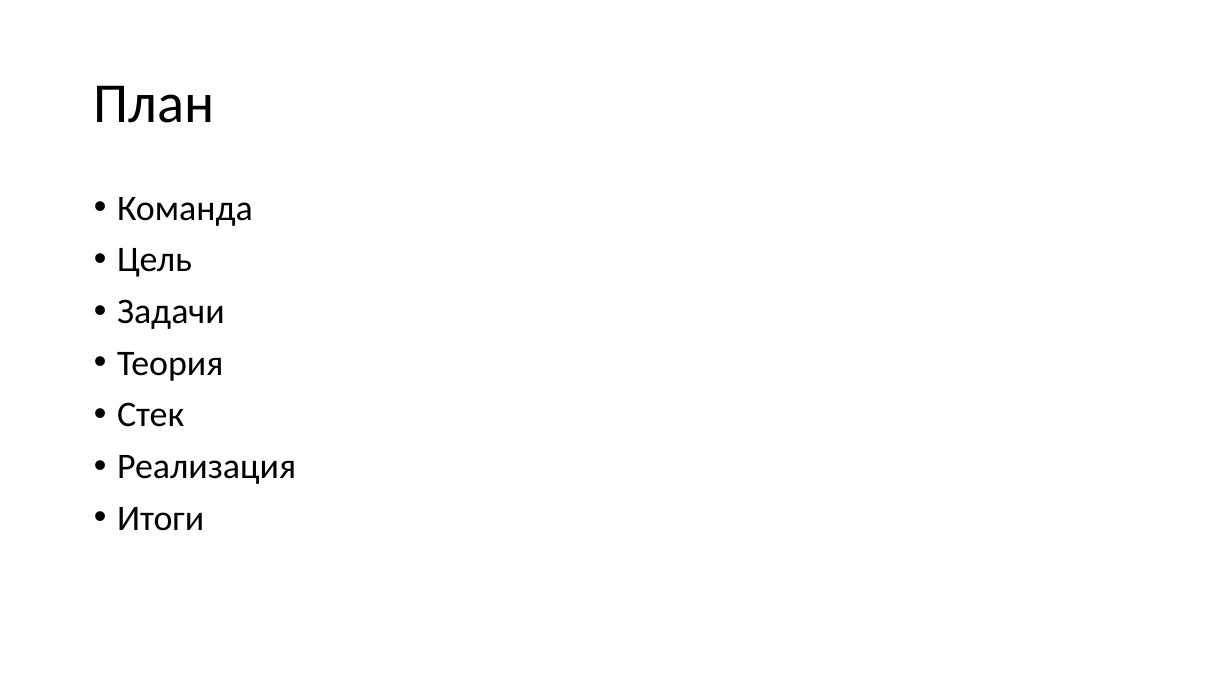
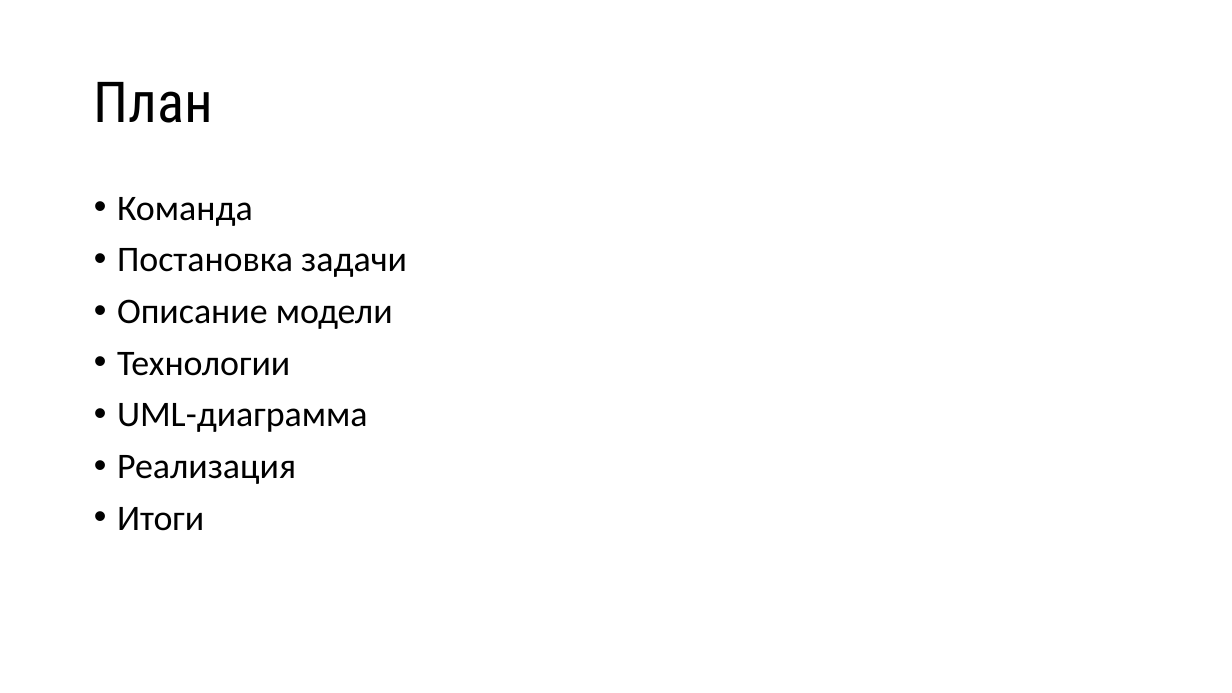
Before and after one commit to Lynech/the-reflected-signal-simulator, a slide deck: slide 2 of presentation.pptx. Drawn at 1232x693 pixels with LibreOffice and Linux fonts; fonts in the diff are those of the drawing. Boxes give left, top, right and bottom in pixels: in the first picture for what was removed or moved away, otherwise in the second. Text is boxed around its words. In the diff, an @@ line names an element or a change of style, - is before the commit and + after.

```diff
--- a/presentation.pptx
+++ b/presentation.pptx
@@ title "План" at [94,82,214,123]: font Calibri to Roboto Condensed @@
@@ text at [117,248,407,432]: text changed @@
-• Цель
-• Задачи
-• Теория
-• Стек
+• Постановка задачи
+• Описание модели
+• Технологии
+• UML-диаграмма
```
Also in this commit, not shown: 14 other slides changed, 1 slide added, 1 other file.
